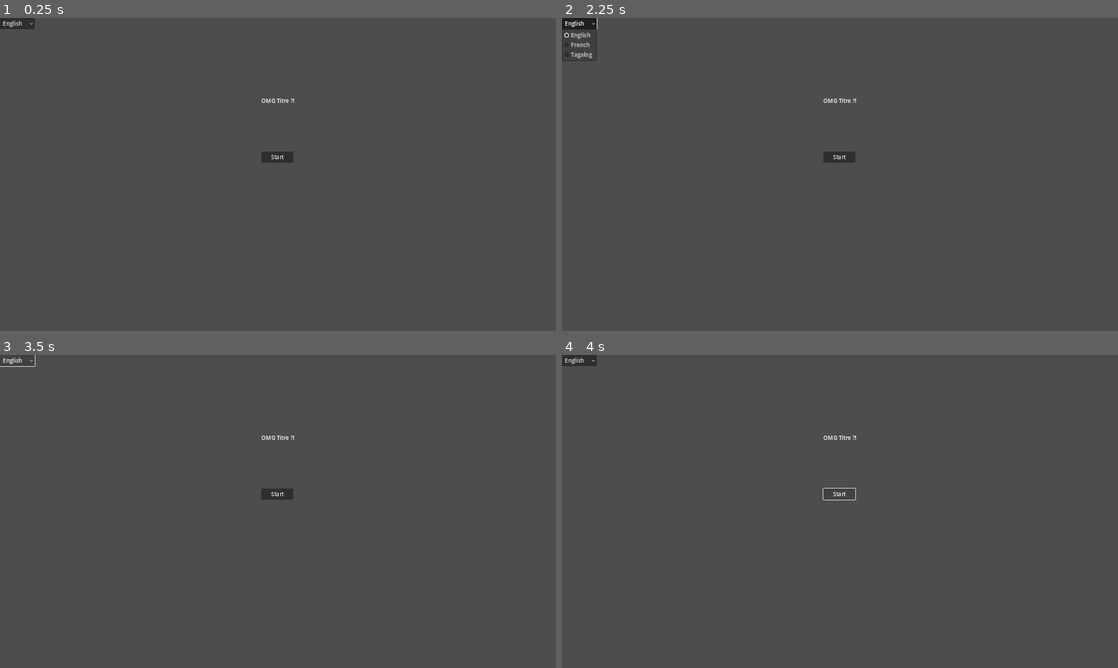
Above: before the commit, frames 1-4 (two rows, left to right).
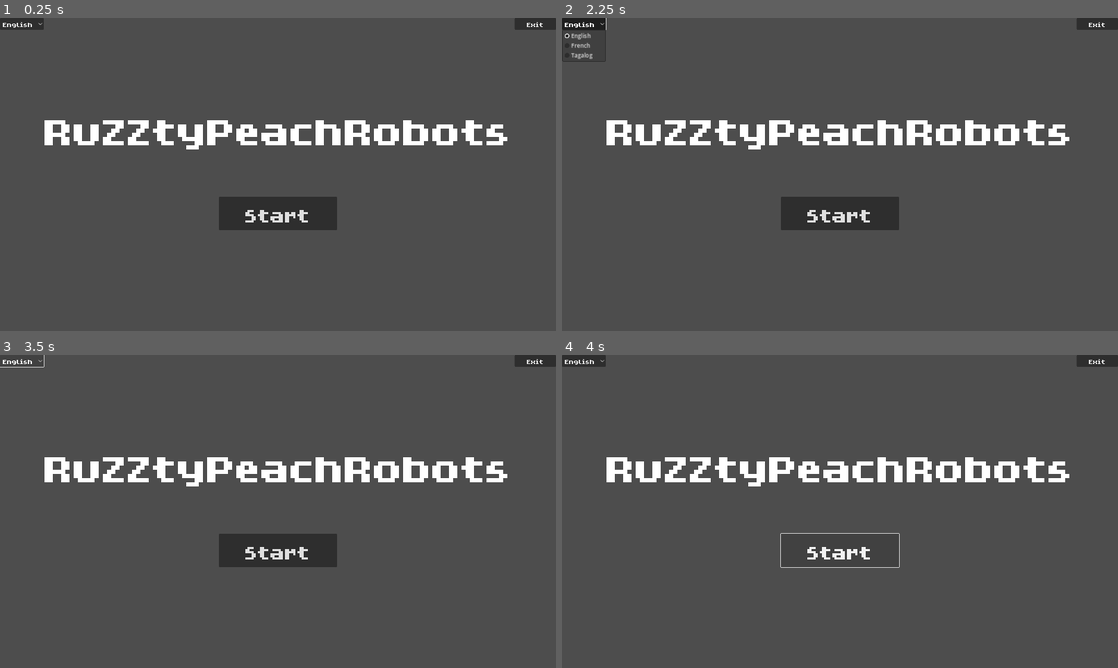
Above: after the commit, the same moments.

Repository: MarianPoirot/Gamejam
Game: Godot game, scene res://Scenes/UI/Opening.tscn
Same seed, same stepped clock (60 frames per second), same inputs: the game is played once before the commit and once after it.
Inputs:
- Up to frame 1 (0.25 s): no input
- Up to frame 2 (2.25 s): click "Start" at 0.5 s; click "Start" at 1.25 s; click "English" at 2 s
- Up to frame 3 (3.5 s): click "English" at 2.75 s
- Up to frame 4 (4 s): click "Start" at 3.5 s

The runs differ from the first frame. In frame 1, 6.3% of the frame differs, in the area x 0-100%, y 0-68%; in frame 2, 6.5%; in frame 3, 6.3%; in frame 4, 4.2%.

Commit message:
Opening/ending done

Diff:
--- a/Scenes/UI/Ending.tscn
+++ b/Scenes/UI/Ending.tscn
@@ -1,6 +1,84 @@
-[gd_scene load_steps=2 format=3 uid="uid://cecse2dibg87g"]
+[gd_scene load_steps=4 format=3 uid="uid://cecse2dibg87g"]
 
 [ext_resource type="Script" path="res://Scripts/UI/Ending.gd" id="1_hxryl"]
+[ext_resource type="FontFile" uid="uid://bmwimpog4uwfm" path="res://Assets/Fonts/HopeGold.ttf" id="2_0k5a2"]
+[ext_resource type="AudioStream" uid="uid://bw6hjkydhs6gn" path="res://Assets/Sons/Moi c JMLP.ogg" id="3_236ow"]
 
 [node name="Ending" type="CanvasLayer"]
 script = ExtResource("1_hxryl")
+
+[node name="GameOver" type="Label" parent="."]
+anchors_preset = 8
+anchor_left = 0.5
+anchor_top = 0.5
+anchor_right = 0.5
+anchor_bottom = 0.5
+offset_left = -381.5
+offset_top = -285.0
+offset_right = 381.5
+offset_bottom = -107.0
+grow_horizontal = 2
+grow_vertical = 2
+scale = Vector2(1, 0.93875)
+theme_override_fonts/font = ExtResource("2_0k5a2")
+theme_override_font_sizes/font_size = 192
+text = "GAME_OVER"
+horizontal_alignment = 1
+
+[node name="Restart" type="Button" parent="."]
+anchors_preset = 8
+anchor_left = 0.5
+anchor_top = 0.5
+anchor_right = 0.5
+anchor_bottom = 0.5
+offset_left = -317.0
+offset_top = 67.0
+offset_right = 317.0
+offset_bottom = 163.0
+grow_horizontal = 2
+grow_vertical = 2
+theme_override_fonts/font = ExtResource("2_0k5a2")
+theme_override_font_sizes/font_size = 96
+text = "KEY_RESTART"
+
+[node name="Quit" type="Button" parent="."]
+anchors_preset = 8
+anchor_left = 0.5
+anchor_top = 0.5
+anchor_right = 0.5
+anchor_bottom = 0.5
+offset_left = -317.0
+offset_top = 204.0
+offset_right = 317.0
+offset_bottom = 300.0
+grow_horizontal = 2
+grow_vertical = 2
+theme_override_fonts/font = ExtResource("2_0k5a2")
+theme_override_font_sizes/font_size = 92
+text = "KEY_QUIT"
+
+[node name="Score" type="Label" parent="."]
+anchors_preset = 8
+anchor_left = 0.5
+anchor_top = 0.5
+anchor_right = 0.5
+anchor_bottom = 0.5
+offset_left = -121.5
+offset_top = -67.5
+offset_right = 121.5
+offset_bottom = 23.5
+grow_horizontal = 2
+grow_vertical = 2
+theme_override_fonts/font = ExtResource("2_0k5a2")
+theme_override_font_sizes/font_size = 96
+text = "Score: 0"
+horizontal_alignment = 1
+
+[node name="Background" type="Sprite2D" parent="."]
+
+[node name="EndAudio" type="AudioStreamPlayer" parent="."]
+stream = ExtResource("3_236ow")
+autoplay = true
+
+[connection signal="button_down" from="Restart" to="." method="_on_restart_button_down"]
+[connection signal="pressed" from="Quit" to="." method="_on_quit_button_down"]
--- a/Scenes/UI/Opening.tscn
+++ b/Scenes/UI/Opening.tscn
@@ -1,22 +1,37 @@
-[gd_scene load_steps=2 format=3 uid="uid://c0acp1y72xnim"]
+[gd_scene load_steps=5 format=3 uid="uid://c0acp1y72xnim"]
 
 [ext_resource type="Script" path="res://Scripts/UI/Opening.gd" id="1_jkh42"]
+[ext_resource type="FontFile" uid="uid://bmwimpog4uwfm" path="res://Assets/Fonts/HopeGold.ttf" id="2_dkysx"]
+[ext_resource type="AudioStream" uid="uid://bw6hjkydhs6gn" path="res://Assets/Sons/Moi c JMLP.ogg" id="3_36d5h"]
+
+[sub_resource type="Theme" id="Theme_1bexf"]
 
 [node name="Opening" type="CanvasLayer"]
 script = ExtResource("1_jkh42")
 
-[node name="Sprite2D" type="Sprite2D" parent="."]
+[node name="Background" type="Sprite2D" parent="."]
 
 [node name="StartButton" type="Button" parent="."]
-offset_left = 752.0
-offset_top = 384.0
-offset_right = 844.0
-offset_bottom = 415.0
+anchors_preset = 8
+anchor_left = 0.5
+anchor_top = 0.5
+anchor_right = 0.5
+anchor_bottom = 0.5
+offset_left = -170.0
+offset_top = 64.0
+offset_right = 170.0
+offset_bottom = 160.0
+grow_horizontal = 2
+grow_vertical = 2
+theme_override_fonts/font = ExtResource("2_dkysx")
+theme_override_font_sizes/font_size = 96
 text = "KEY_START"
 
 [node name="LanguageOptionButton" type="OptionButton" parent="."]
 offset_right = 100.0
 offset_bottom = 31.0
+theme_override_fonts/font = ExtResource("2_dkysx")
+theme_override_font_sizes/font_size = 32
 expand_icon = true
 item_count = 3
 selected = 0
@@ -28,12 +43,39 @@
 popup/item_2/text = "KEY_TL"
 popup/item_2/id = 2
 
-[node name="Title" type="Label" parent="."]
-offset_top = 225.0
-offset_right = 1600.0
-offset_bottom = 251.0
-text = "OMG Titre ?!"
+[node name="RuZZtyPeachRobots" type="Label" parent="."]
+anchors_preset = 8
+anchor_left = 0.5
+anchor_top = 0.5
+anchor_right = 0.5
+anchor_bottom = 0.5
+offset_left = -800.0
+offset_top = -224.0
+offset_right = 800.0
+offset_bottom = -46.0
+grow_horizontal = 2
+grow_vertical = 2
+theme_override_fonts/font = ExtResource("2_dkysx")
+theme_override_font_sizes/font_size = 192
+text = "RuZZtyPeachRobots"
 horizontal_alignment = 1
 vertical_alignment = 1
 
+[node name="StartAudio" type="AudioStreamPlayer" parent="."]
+stream = ExtResource("3_36d5h")
+autoplay = true
+
+[node name="CloseButton" type="Button" parent="."]
+anchors_preset = 1
+anchor_left = 1.0
+anchor_right = 1.0
+offset_left = -119.0
+offset_bottom = 34.0
+grow_horizontal = 0
+theme = SubResource("Theme_1bexf")
+theme_override_fonts/font = ExtResource("2_dkysx")
+theme_override_font_sizes/font_size = 32
+text = "KEY_EXIT"
+
 [connection signal="item_selected" from="LanguageOptionButton" to="." method="_on_language_option_button_item_selected"]
+[connection signal="button_down" from="CloseButton" to="." method="_on_close_button_button_down"]
--- a/Scenes/UI/PlayerUI.tscn
+++ b/Scenes/UI/PlayerUI.tscn
@@ -1,8 +1,9 @@
-[gd_scene load_steps=5 format=3 uid="uid://or6qjpp6mu2i"]
+[gd_scene load_steps=7 format=3 uid="uid://or6qjpp6mu2i"]
 
 [ext_resource type="Script" path="res://Scripts/UI/PlayerUI.gd" id="1_7e105"]
 [ext_resource type="Theme" uid="uid://ew05i4ygw3dw" path="res://Themes/BarTheme.tres" id="1_s6q33"]
 [ext_resource type="Texture2D" uid="uid://bsowhgl7f4j60" path="res://Assets/UI/RustyBar.jpg" id="2_lmyf3"]
+[ext_resource type="FontFile" uid="uid://bmwimpog4uwfm" path="res://Assets/Fonts/HopeGold.ttf" id="4_r12gq"]
 
 [sub_resource type="GDScript" id="GDScript_ulmep"]
 script/source = "extends ProgressBar
@@ -11,6 +12,8 @@
 func _ready():
 	pass
 "
+
+[sub_resource type="Theme" id="Theme_jq4as"]
 
 [node name="PlayerUI" type="Control"]
 layout_mode = 3
@@ -38,3 +41,18 @@
 theme = ExtResource("1_s6q33")
 show_percentage = false
 script = SubResource("GDScript_ulmep")
+
+[node name="CloseButton" type="Button" parent="."]
+layout_mode = 1
+anchors_preset = 1
+anchor_left = 1.0
+anchor_right = 1.0
+offset_left = -119.0
+offset_bottom = 34.0
+grow_horizontal = 0
+theme = SubResource("Theme_jq4as")
+theme_override_fonts/font = ExtResource("4_r12gq")
+theme_override_font_sizes/font_size = 32
+text = "KEY_EXIT"
+
+[connection signal="button_down" from="CloseButton" to="." method="_on_close_button_button_down"]
--- a/Scripts/UI/Ending.gd
+++ b/Scripts/UI/Ending.gd
@@ -1,5 +1,11 @@
 extends Node
 
+
+func _physics_process(_delta):
+	if Input.is_action_pressed("start"):
+		_on_restart_button_down()
+	if Input.is_action_pressed("quit"):
+		_on_quit_button_down()
 
 # Called when the node enters the scene tree for the first time.
 func _ready():
@@ -9,3 +15,12 @@
 # Called every frame. 'delta' is the elapsed time since the previous frame.
 func _process(delta):
 	pass
+
+func update_score(score):
+	$Score.text = "Score: " + str(score)
+
+func _on_restart_button_down():
+	pass # Replace with function body.
+
+func _on_quit_button_down():
+	get_tree().quit()
--- a/Scripts/UI/Opening.gd
+++ b/Scripts/UI/Opening.gd
@@ -3,6 +3,8 @@
 func _physics_process(_delta):
 	if Input.is_action_pressed("start"):
 		_on_start_button_button_down()
+	if Input.is_action_pressed("quit"):
+		_on_close_button_button_down()
 
 # Called when the node enters the scene tree for the first time.
 func _ready():
@@ -17,6 +19,8 @@
 func _on_start_button_button_down():
 	pass # Replace with function body.
 
+func _on_close_button_button_down():
+	get_tree().quit()
 
 func _on_language_option_button_item_selected(index):
 		match index:
--- a/Scripts/UI/PlayerUI.gd
+++ b/Scripts/UI/PlayerUI.gd
@@ -1,14 +1,24 @@
 extends Control
 
 var _rustyBar;
+@export var health = 0;
+
+func _physics_process(_delta):
+	if Input.is_action_pressed("quit"):
+		_on_close_button_button_down()
+
 # Called when the node enters the scene tree for the first time.
 func _ready():
 	_rustyBar = $RustyBar
+	updateRustyBar(health);
 
 # Called every frame. 'delta' is the elapsed time since the previous frame.
 func _process(delta):
-	updateRustyBar(80);
+	pass
 
 func updateRustyBar(health):
 	var tween = get_tree().create_tween()
 	tween.tween_property(_rustyBar, "value", health, 0.5).set_trans(Tween.TRANS_LINEAR)
+
+func _on_close_button_button_down():
+	get_tree().quit()
--- a/Translations/Translation.csv
+++ b/Translations/Translation.csv
@@ -4,3 +4,7 @@
 KEY_FR,French,Francais,Pranses
 KEY_EN,English,Anglais,Ingles
 KEY_TL,Tagalog,Tagalog,Tagalog
+KEY_RESTART,Restart,Recommencer,
+KEY_QUIT,Quit,Quitter,
+GAME_OVER,Game Over !,Fin de la partie !,
+KEY_EXIT,Exit,Quitter,
--- a/project.godot
+++ b/project.godot
@@ -32,6 +32,11 @@
 "events": [Object(InputEventKey,"resource_local_to_scene":false,"resource_name":"","device":-1,"window_id":0,"alt_pressed":false,"shift_pressed":false,"ctrl_pressed":false,"meta_pressed":false,"pressed":false,"keycode":0,"physical_keycode":32,"key_label":0,"unicode":32,"echo":false,"script":null)
 ]
 }
+quit={
+"deadzone": 0.5,
+"events": [Object(InputEventKey,"resource_local_to_scene":false,"resource_name":"","device":-1,"window_id":0,"alt_pressed":false,"shift_pressed":false,"ctrl_pressed":false,"meta_pressed":false,"pressed":false,"keycode":0,"physical_keycode":4194305,"key_label":0,"unicode":0,"echo":false,"script":null)
+]
+}
 
 [internationalization]
 
Not shown, changed: Themes/BarTheme.tres
